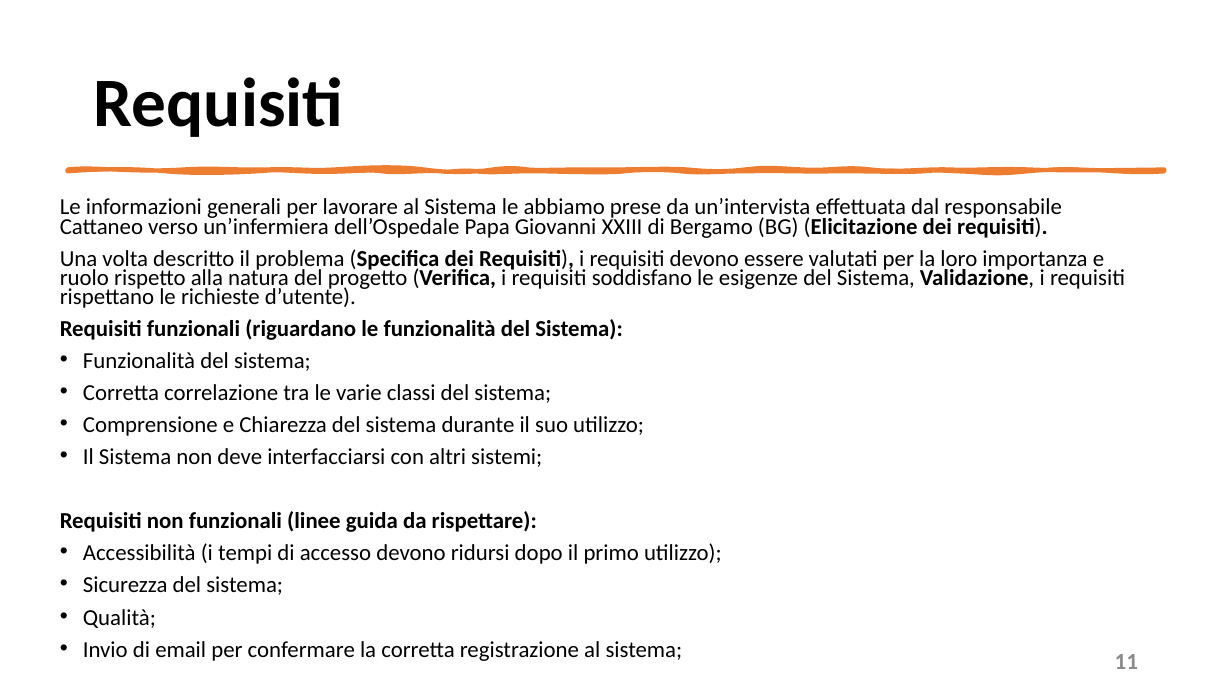
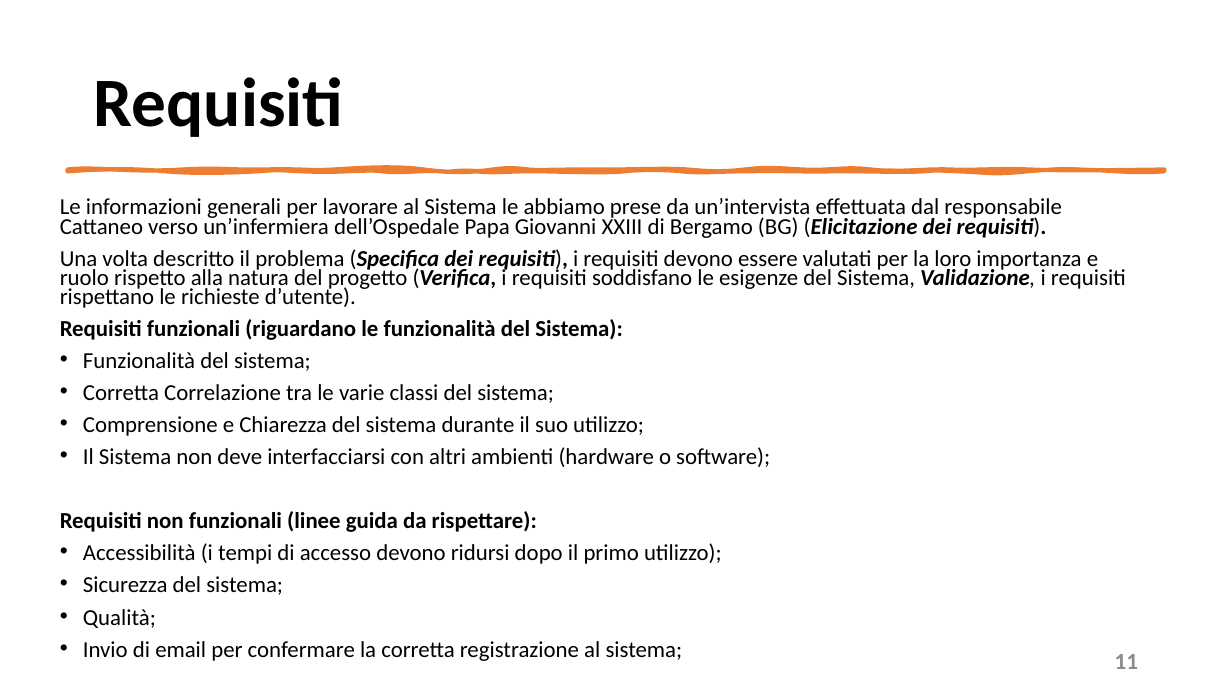
Before and after one commit to mangilimatteo/Progetto_Ingegneria_Software_Cattaneo_Mangili_Saini, a slide deck: slide 11 of Presentazione/Presentazione_Progetto.pptx. Drawn at 1232x693 pixels with LibreOffice and Linux fonts; fonts in the diff are those of the drawing. Boxes give left, top, right and bottom in pixels: in the first picture for what was removed or moved away, otherwise in the second. Text is boxed around its words. In the diff, an @@ line names an element or a change of style, - is before the commit and + after.

Commit message:
Update Presentazione Progetto
Pattern

```diff
--- a/Presentazione/Presentazione_Progetto.pptx
+++ b/Presentazione/Presentazione_Progetto.pptx
@@ text at (x1=60, y1=198, x2=1061, y2=238): italic on in "(Elicitazione dei requisiti)." @@
@@ text at (x1=60, y1=249, x2=1126, y2=308): text changed @@
-Una volta descritto il problema (Specifica dei Requisiti), i requisiti devono essere valutati per la loro importanza e ruolo rispetto alla natura del progetto (Verifica, i requisiti soddisfano le esigenze del Sistema, Validazione, i requisiti rispettano le richieste d’utente).
+Una volta descritto il problema (Specifica dei requisiti), i requisiti devono essere valutati per la loro importanza e ruolo rispetto alla natura del progetto (Verifica, i requisiti soddisfano le esigenze del Sistema, Validazione, i requisiti rispettano le richieste d’utente).
@@ text at (x1=83, y1=384, x2=554, y2=403): text changed @@
-• Corretta correlazione tra le varie classi del sistema;
+• Corretta Correlazione tra le varie classi del sistema;
@@ text at (x1=83, y1=447, x2=770, y2=467): text changed @@
-• Il Sistema non deve interfacciarsi con altri sistemi;
+• Il Sistema non deve interfacciarsi con altri ambienti (hardware o software);
```
Also in this commit, not shown: 5 other slides changed.
